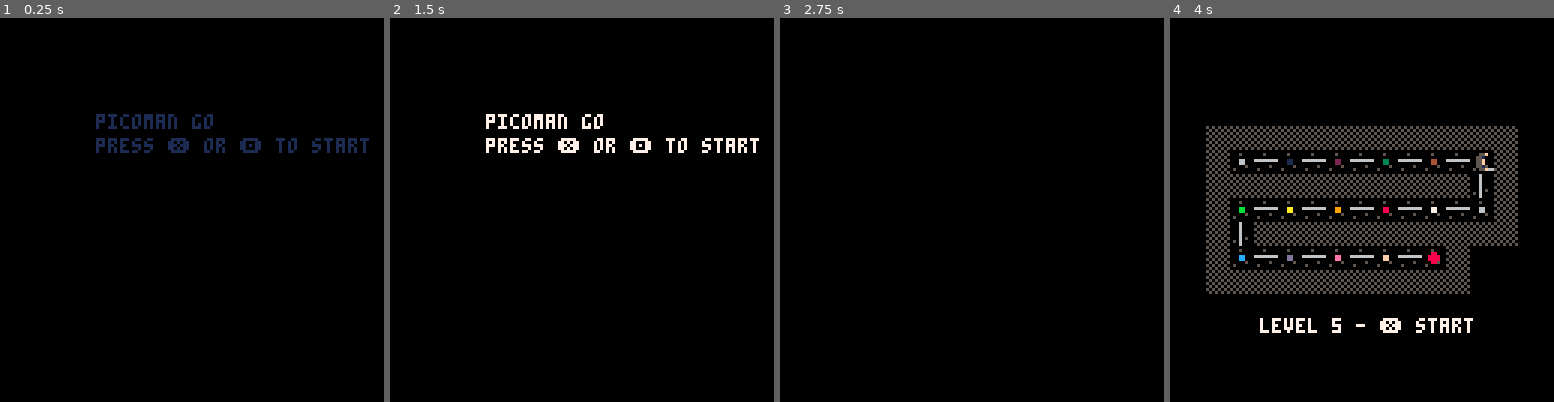
Above: before the commit, frames 1-4 (left to right).
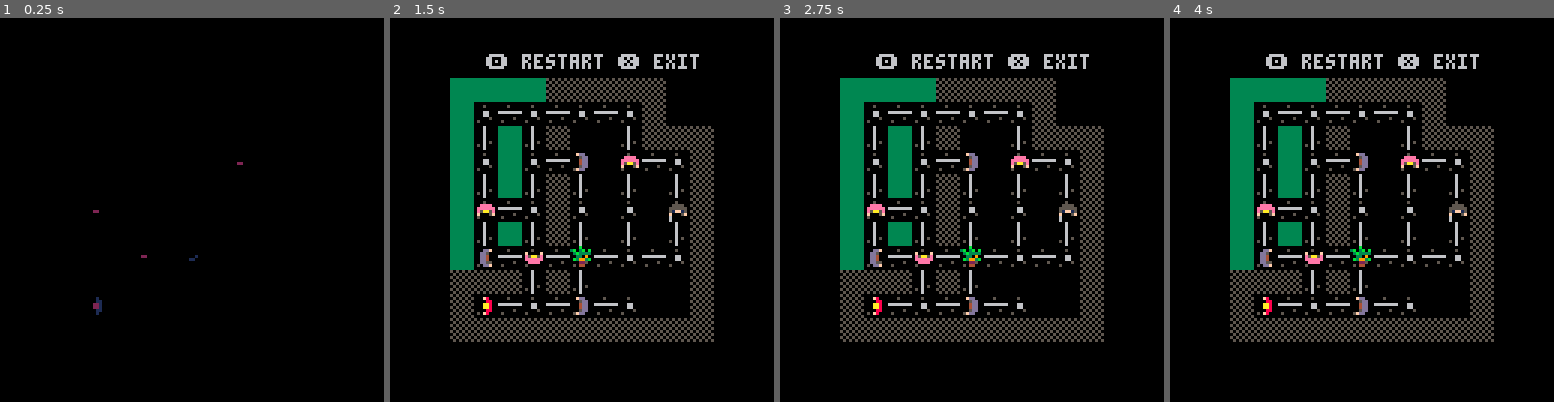
Above: after the commit, the same moments.

Repository: wesen/carts
Game: PICO-8 cartridge pico-go.p8
The game is run twice, just before and just after one commit, with the same random seed, the same clock (stepped at 60 frames per second) and the same inputs.
Inputs:
- Up to frame 1 (0.25 s): no input
- Up to frame 2 (1.5 s): tap X (X key) at 0.33, 1.07 s; tap O (Z key) at 0.7 s
- Up to frame 3 (2.75 s): hold Right 1.6-2.1 s; tap O (Z key) at 1.7, 2.1, 2.5 s; tap X (X key) at 1.85 s; hold Up 2.15-2.42 s; hold Right from 2.47 s (still down)
- Up to frame 4 (4 s): tap O (Z key) at 2.9, 3.3, 3.7 s; tap X (X key) at 2.97 s; release Right at 3.03 s; hold Left 3.08-3.58 s; hold Down 3.63-3.97 s

The runs differ from the first frame. In frame 1, 1.8% of the frame differs, in the area x 24-97%, y 25-78%; in frame 2, 19%; in frame 3, 17%; in frame 4, 23%, in the area x 9-91%, y 9-85%.

Commit message:
Commit debug flags for now

Diff:
--- a/pico-go.p8
+++ b/pico-go.p8
@@ -296,8 +296,8 @@
 init_animation_speed=0.05
 init_link_animation_speed=0.02
 
--- init_animation_speed=0
--- init_link_animation_speed=0
+init_animation_speed=0
+init_link_animation_speed=0
 
 start_screen_music=0
 start_screen_sfx=4
@@ -313,10 +313,10 @@
 metalevel_bbox=bbox(v2(112,0),v2(125,7))
 
 -- debug flags
-dbg_skip_start=false
-dbg_skip_metalevel=false
+dbg_skip_start=true
+dbg_skip_metalevel=true
 dbg_auto_win=false
-dbg_start_level=5
+dbg_start_level=15
 dbg_draw=false
 
 -- constants
